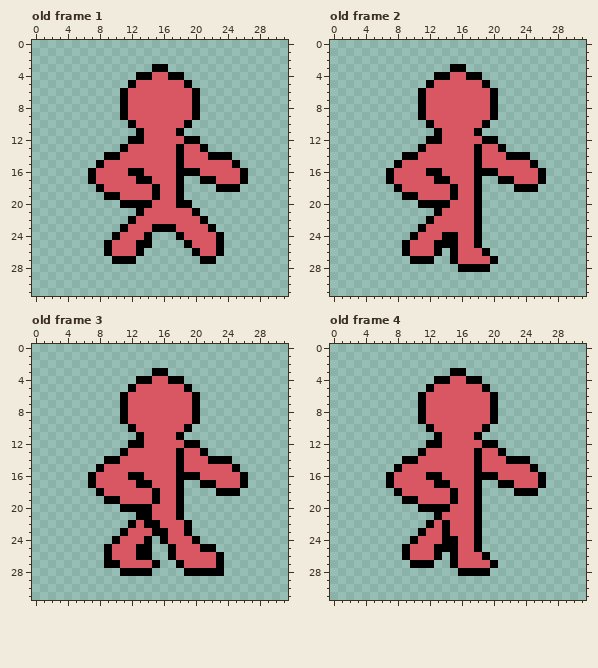
Two versions of one pixel-art file, textures/entities/playertemplate.aseprite. Above: the version before the commit.
32x32 pixels, 4 frames. Shown: old frame 1, old frame 2, old frame 3, old frame 4. The commit also changed other frames, which this record leaves out.
The same view after the edit:
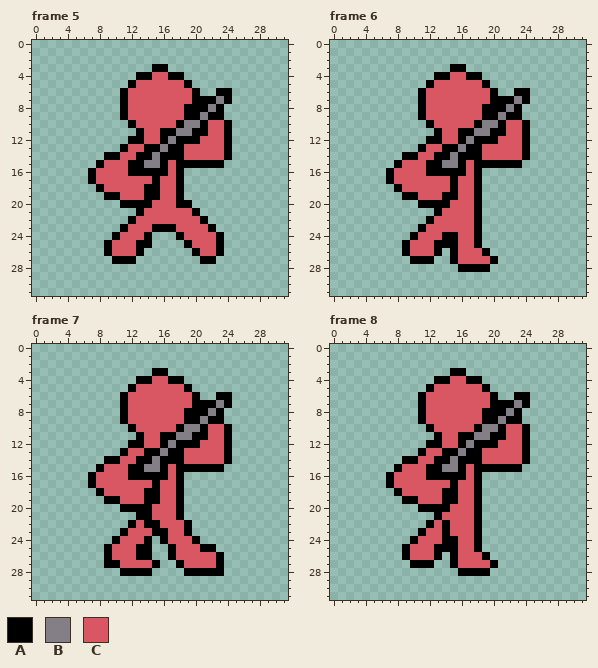
Palette (. is transparent): A #000000  B #847e87  C #d95763
A new or re-ordered frame is compared with the old frame closest to it.
From the commit log: update player sprite with aiming animations
The edit:
frames 4 -> 13
layer "Sprite Sheet" added
layer "Layer 1" removed
Frame 5 is new; against old frame 1:
y 6: x 23..24 .. -> AA
y 7: x 21..24 .... -> AABA
y 8: x 19 C -> A; x 21..23 ... -> ABA
y 9: x 19 C -> A; x 21..23 ... -> BAA
y 10: x 18..24 CA..... -> ABBACCA
y 11: x 16..24 CCA...... -> AABBAACCA
y 12: x 16..18 CCC -> ABA; x 21..24 .... -> CCCA
y 13: x 14..17 CCCC -> AABA; x 21..24 A... -> CCCA
y 14: x 13..17 CCCCC -> AABAA; x 22..23 AA -> CC
y 15: x 12..16 CCCCC -> AABBA; x 19..25 CCCCCCA -> AAAAA..
y 16: x 14..16 CCC -> AAA; x 19..26 AACCCCCA -> ........
y 17: x 13..15 AAC -> CCA; x 21..26 AACCCA -> ......
y 18: x 14 C -> A; x 23..25 AAA -> ...
y 19: x 14 C -> A
Frame 6 is new; against old frame 2:
y 6: x 23..24 .. -> AA
y 7: x 21..24 .... -> AABA
y 8: x 19 C -> A; x 21..23 ... -> ABA
y 9: x 19 C -> A; x 21..23 ... -> BAA
y 10: x 18..24 CA..... -> ABBACCA
y 11: x 16..24 CCA...... -> AABBAACCA
y 12: x 16..18 CCC -> ABA; x 21..24 .... -> CCCA
y 13: x 14..17 CCCC -> AABA; x 21..24 A... -> CCCA
y 14: x 13..17 CCCCC -> AABAA; x 22..23 AA -> CC
y 15: x 12..16 CCCCC -> AABBA; x 19..25 CCCCCCA -> AAAAA..
y 16: x 14..16 CCC -> AAA; x 19..26 AACCCCCA -> ........
y 17: x 13..15 AAC -> CCA; x 21..26 AACCCA -> ......
y 18: x 23..25 AAA -> ...
y 19: x 14 C -> A
Frame 7 is new; against old frame 3: the same change as frame 5
Frame 8 is new; against old frame 4: the same change as frame 5
